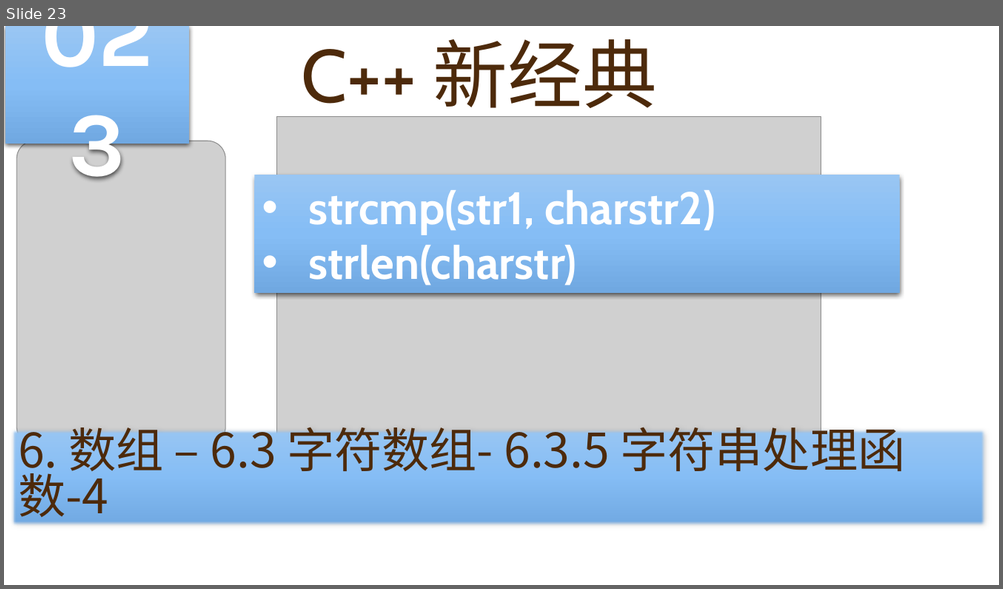
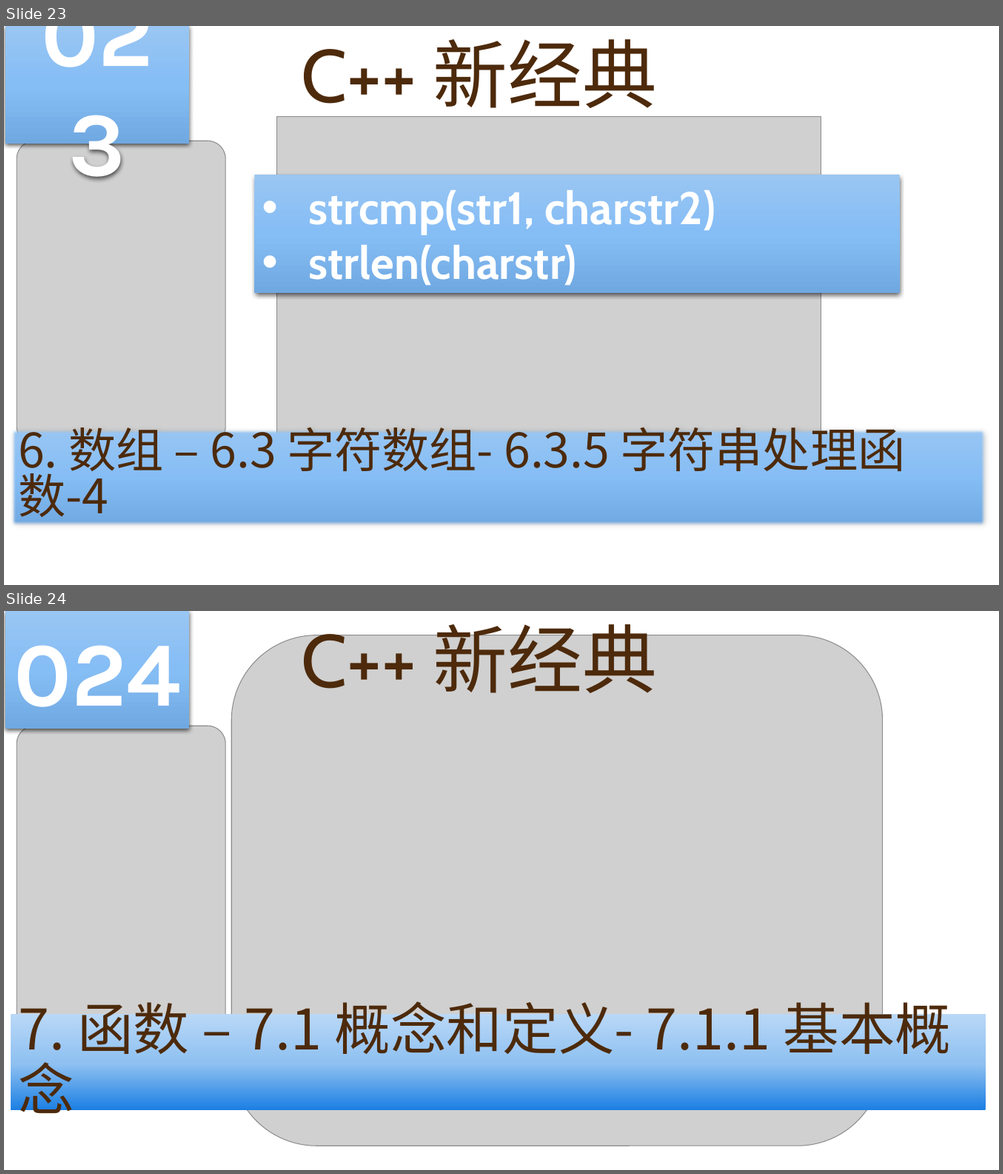
Before and after one commit to yasenstar/learn_cpp, a slide deck: cpp_new/C++ 新经典.pptx. Shown one above the other, each under a label of ours: slide 23 before the commit, slides 23 and 24 after it. The pictures are 1003x589 and 1003x1174 pixels, drawn with LibreOffice and Linux fonts; fonts in the diff are those of the drawing; grey boxes stand for pictures; background and template pictures are left out. Boxes give left, top, right and bottom in pixels: in the first picture for what was removed or moved away, otherwise in the second. Text is boxed around its words. In the diff, an @@ line names an element or a change of style, - is before the commit and + after.

```diff
--- a/cpp_new/C++ 新经典.pptx
+++ b/cpp_new/C++ 新经典.pptx
@@ slide 24 added at bbox=[4, 611, 999, 1170], background picture (left out) @@
@@ rectangle added at bbox=[5, 611, 189, 729], fill gradient #9AC6F4 to #86BEF6 to #70A9E1, 88 pt, text #FFFFFF, bold @@
+024
@@ title added at bbox=[301, 612, 657, 693], 72 pt, text #4D2A0B @@
+C++ 新经典
@@ picture added at bbox=[232, 635, 882, 1146] @@
@@ picture added at bbox=[17, 726, 225, 1031] @@
@@ rectangle added at bbox=[11, 1014, 985, 1111], fill gradient #1B7FE3 to #8EC0F1 to #B9D8F7, 54 pt, text #4D2A0B @@
+7. 函数 – 7.1 概念和定义- 7.1.1 基本概念
```
Also in this commit, not shown: 3 other slides added.
